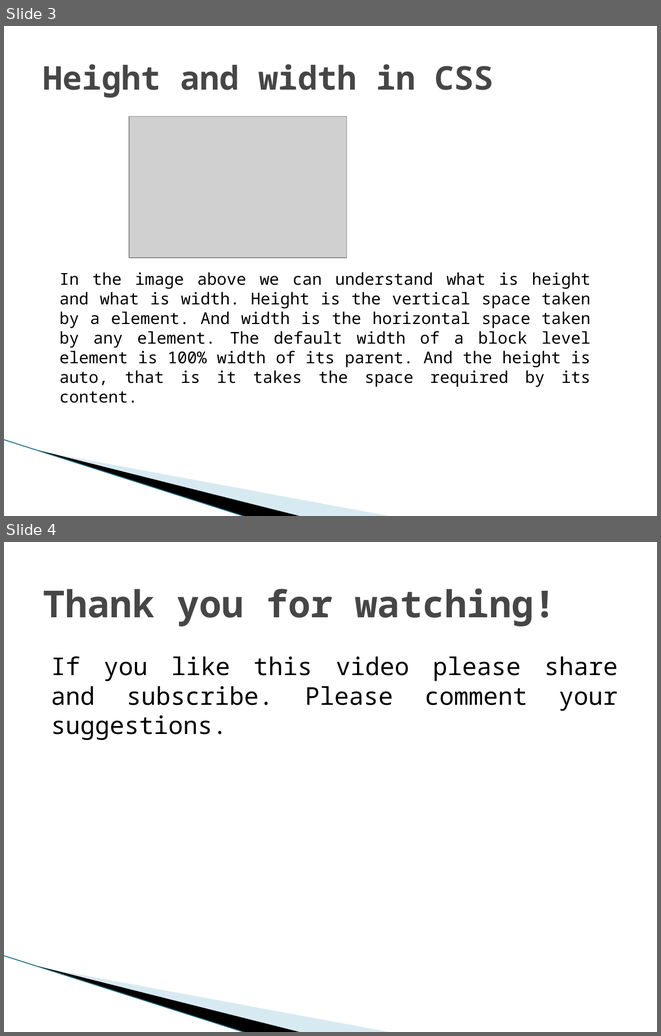
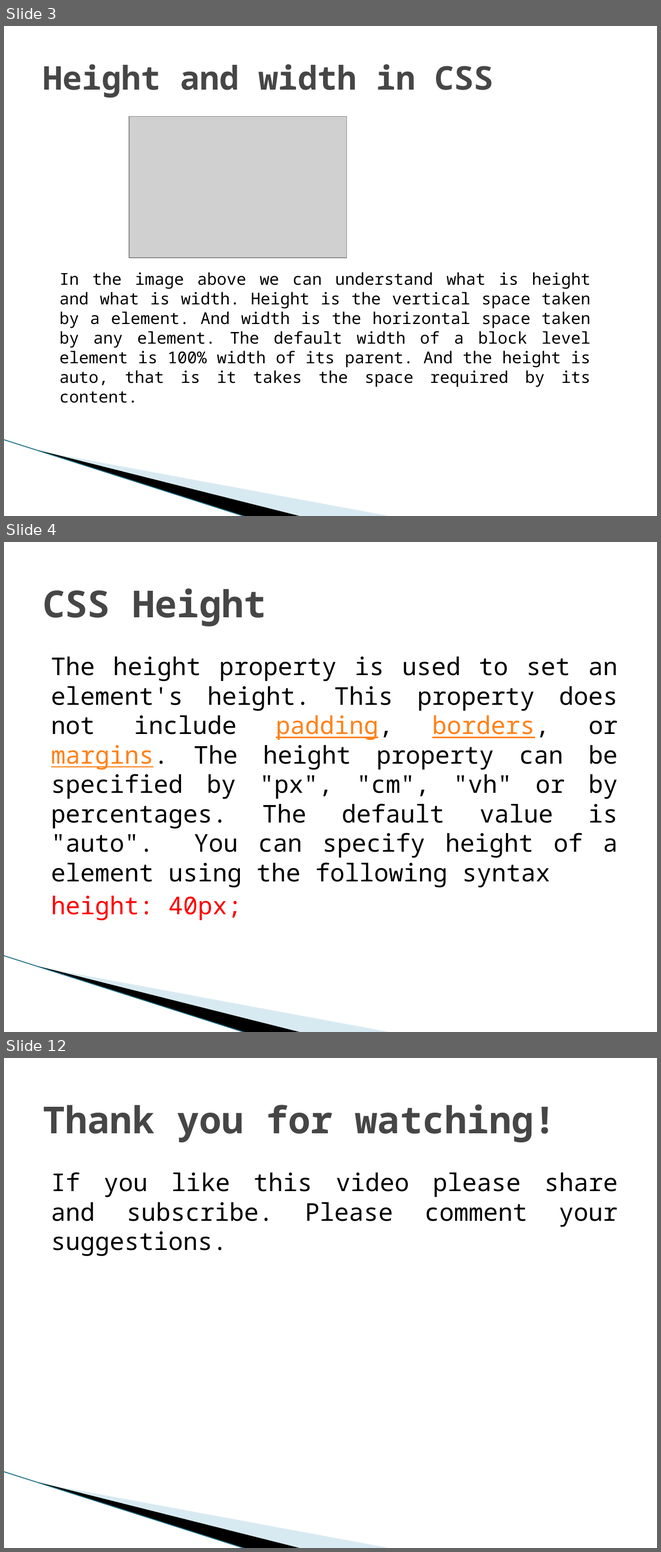
Before and after one commit to biswajitpoddar/youtubeDocuments, a slide deck: CSS PowerPoints/6. CSS Height and Width.pptx. Shown one above the other, each under a label of ours: slides 3 and 4 before the commit, slides 3, 4 and 12 after it; the slides between them are not shown. The pictures are 661x1036 and 661x1552 pixels, drawn with LibreOffice and Linux fonts; fonts in the diff are those of the drawing; grey boxes stand for pictures; background and template pictures are left out. Boxes give left, top, right and bottom in pixels: in the first picture for what was removed or moved away, otherwise in the second. Text is boxed around its words. In the diff, an @@ line names an element or a change of style, - is before the commit and + after.

```diff
--- a/CSS PowerPoints/6. CSS Height and Width.pptx
+++ b/CSS PowerPoints/6. CSS Height and Width.pptx
@@ slide 4 added at (4,542,657,1032), background #FFFFFF; not listed: 3 template elements that a slide beside it also shows @@
@@ title added at (43,588,266,626), 41 pt, text #464646, bold @@
+CSS Height
@@ text added at (51,656,618,920), 27 pt, text #000000 @@
+The height property is used to set an element's height. This property does not include padding, borders, or margins. The height property can be specified by "px", "cm", "vh" or by percentages. The default value is "auto". You can specify height of a element using the following syntax
+height: 40px;
@@ what was slide 4 is now slide 12 @@
```
Also in this commit, not shown: 7 other slides added, 2 other files.
